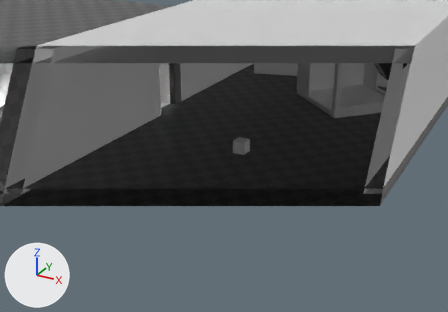
The FBX model DevoidStandaloneLauncher/LauncherContents/devoid_l1.fbx as it was, and as the next commit left it.
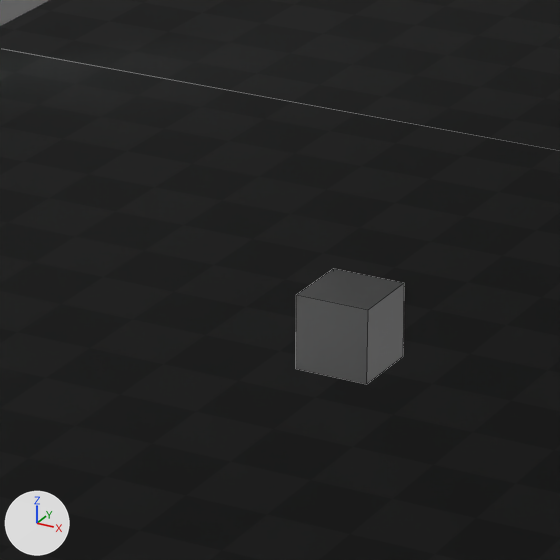
Old and new are each drawn from a 50 mm lens placed at (0.7171, -0.6091, 0.3295), pointed at (0.3857, -0.0066, 0.0282) and again close up on the part from 42% to 61% of the width and 30% to 59% of the height. Lighting does not change. The marker at lower left points along +X, +Y and +Z. The last two pictures show the newer version. Both versions are drawn at frame 61 of the action 'Glassy:Model|Glassy:ModelAction'; the numbers are the values there. The close-ups show mesh edges as thin lines. Everything nearer to the camera than a plane just in front of the edit is cut away. Objects named as collision shapes, trigger or cutter boxes, shadow casters or lower levels of detail are left out.

Objects in the first close-up: 'Cube:Collideable_Static.006', 'Cube:Collideable_Static.012', 'Glassy:Model' and 1 more.
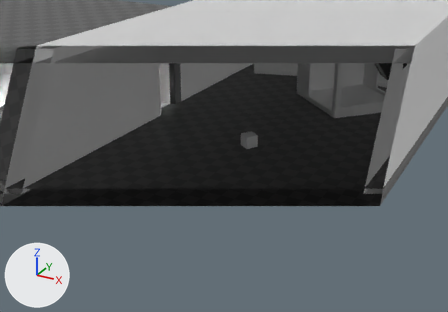
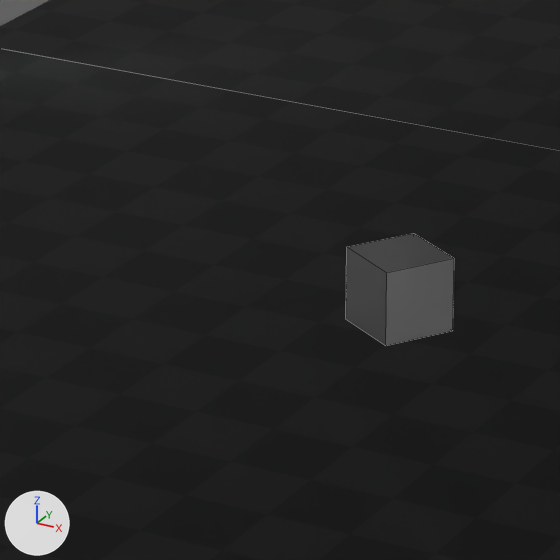
Location of each change, (x1, y1, x2, y2) in pixels of the close-ups (560 x 560 px):
```json
{"object": "Glassy:Model", "change": "moved, turned", "before": [296, 268, 404, 384], "after": [346, 233, 454, 346]}
```

Scene script edits in JSON lines:
```json
{"op": "set", "path": "ob_glassy_model.location", "old": "(0.4057, 0.0, 0.043)", "new": "(0.4057, 0.0207, 0.0431)"}
{"op": "set", "path": "ob_glassy_model.rotation_euler", "old": "(0.0, 0.0, 0.0)", "new": "(0.000795, 0.0, -0.563)", "note": "degrees (0, 0, 0) -> degrees (0, 0, -32)"}
```
